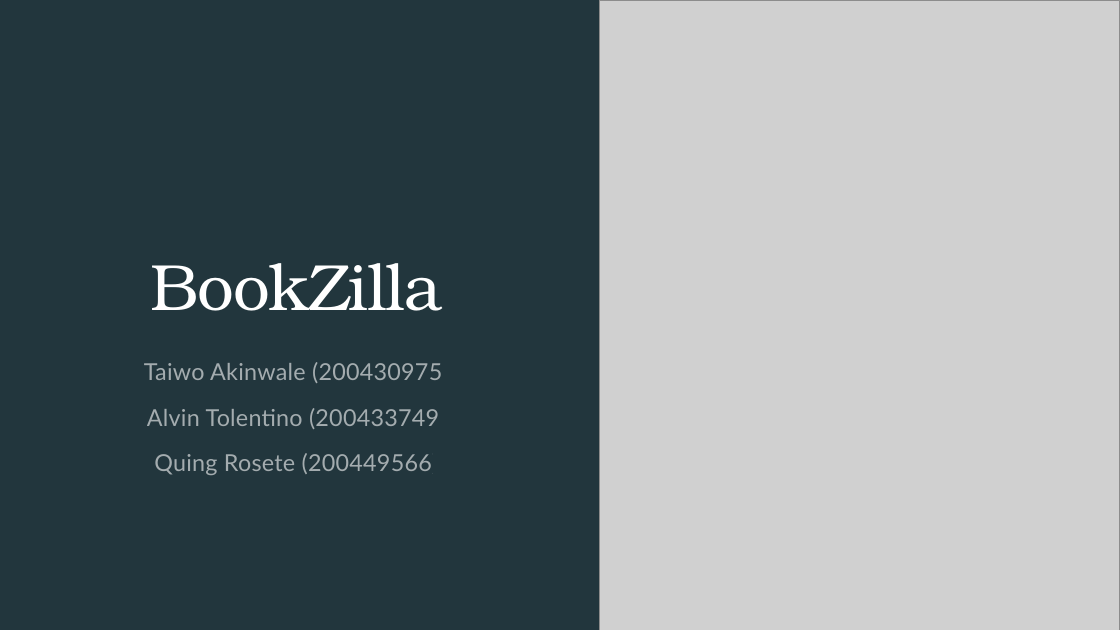
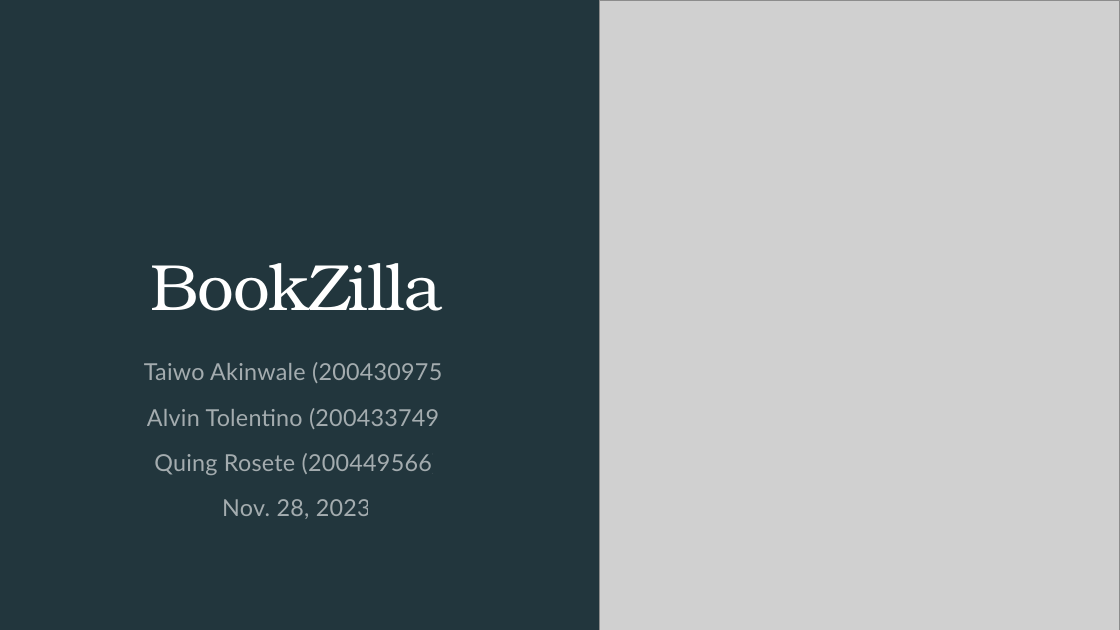
Before and after one commit to BookZilla-ENSE-374/BookZilla, a slide deck: slide 1 of Project Files/General/BookZilla.pptx. Drawn at 1120x630 pixels with LibreOffice and Linux fonts; fonts in the diff are those of the drawing; grey boxes stand for pictures. Boxes give left, top, right and bottom in pixels: in the first picture for what was removed or moved away, otherwise in the second. Text is boxed around its words. In the diff, an @@ line names an element or a change of style, - is before the commit and + after.

```diff
--- a/Project Files/General/BookZilla.pptx
+++ b/Project Files/General/BookZilla.pptx
@@ subtitle at (222,499,371,519): paragraph added @@
+Nov. 28, 2023
```
Also in this commit, not shown: 1 other slide changed, 6 slides added.
